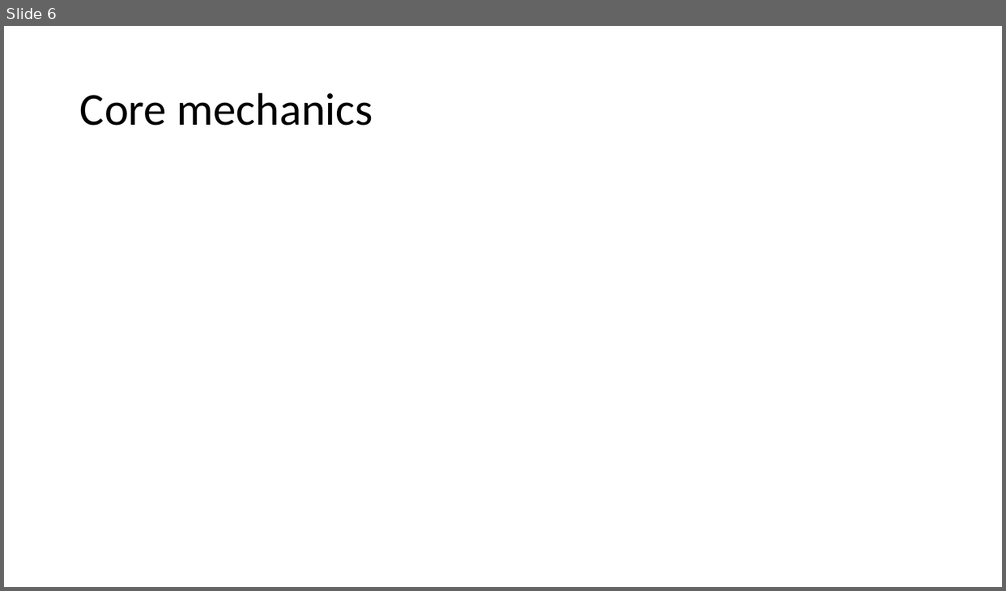
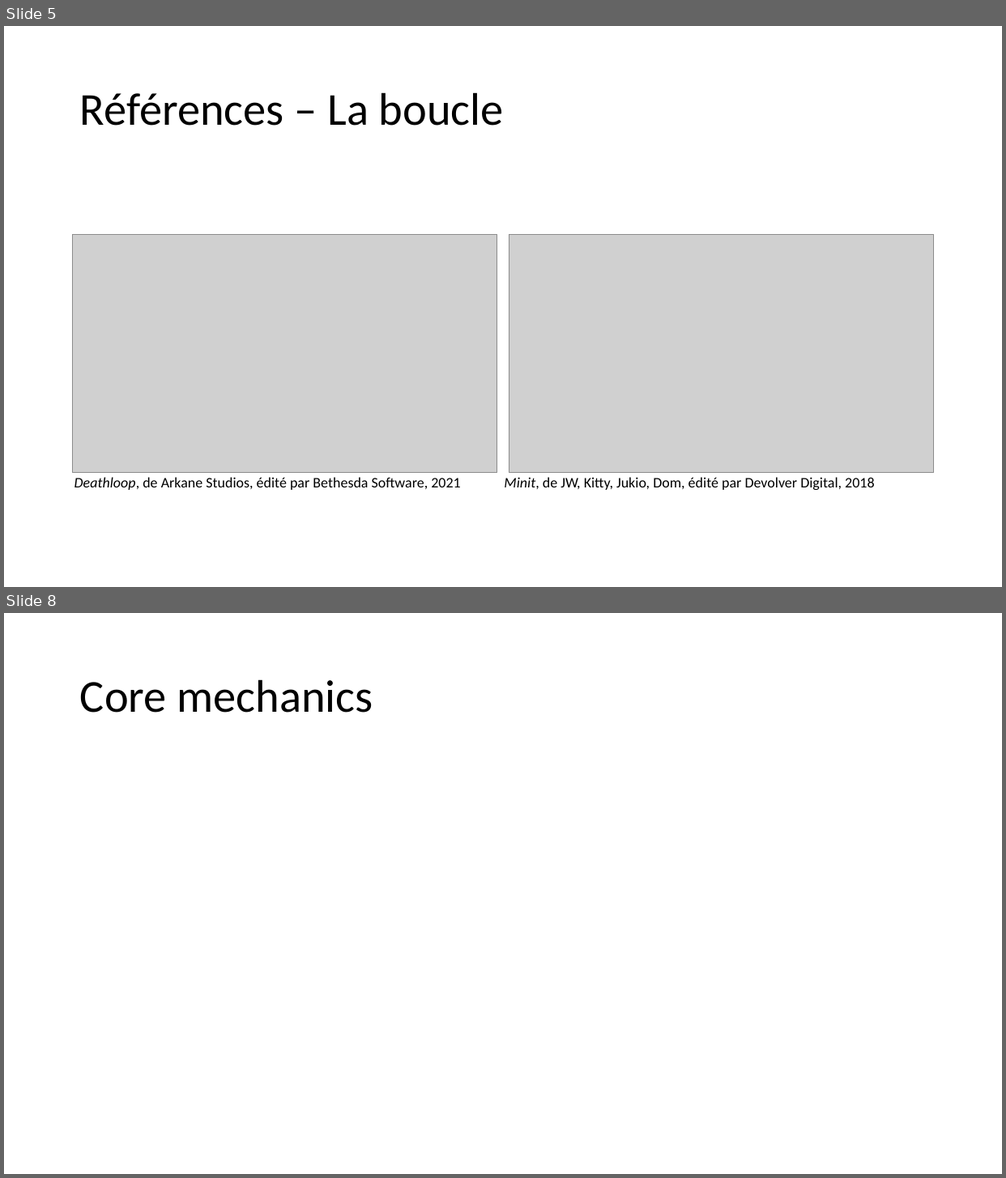
Before and after one commit to Quentingautier2B/Phainiks, a slide deck: Documents/Oiseau qui fait brrrr.pptx. Shown one above the other, each under a label of ours: slide 6 before the commit, slides 5 and 8 after it; the slides between them are not shown. The pictures are 1006x591 and 1006x1178 pixels, drawn with LibreOffice and Linux fonts; fonts in the diff are those of the drawing; grey boxes stand for pictures. Boxes give left, top, right and bottom in pixels: in the first picture for what was removed or moved away, otherwise in the second. Text is boxed around its words. In the diff, an @@ line names an element or a change of style, - is before the commit and + after.

```diff
--- a/Documents/Oiseau qui fait brrrr.pptx
+++ b/Documents/Oiseau qui fait brrrr.pptx
@@ slide 5 added at [4,26,1002,587], background #FFFFFF @@
@@ title added at [80,92,504,126], 44 pt, text #000000 @@
+Références – La boucle
@@ picture added at [73,234,497,473] @@
@@ picture added at [509,234,934,473] @@
@@ text added at [74,477,460,490], 14 pt, text #000000 @@
+Deathloop, de Arkane Studios, édité par Bethesda Software, 2021
@@ text added at [504,477,874,490], 14 pt, text #000000 @@
+Minit, de JW, Kitty, Jukio, Dom, édité par Devolver Digital, 2018
@@ what was slide 6 is now slide 8 @@
```
Also in this commit, not shown: 1 slide changed, 3 other slides added, 2 slides removed, 1 other file.
